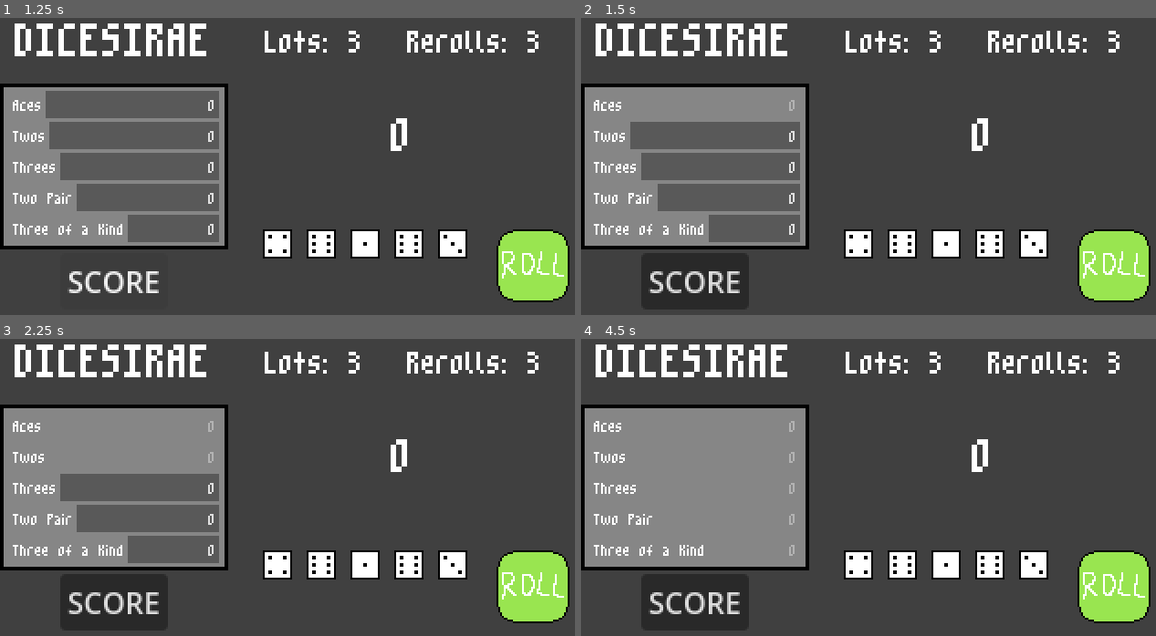
Above: before the commit, frames 1-4 (two rows, left to right).
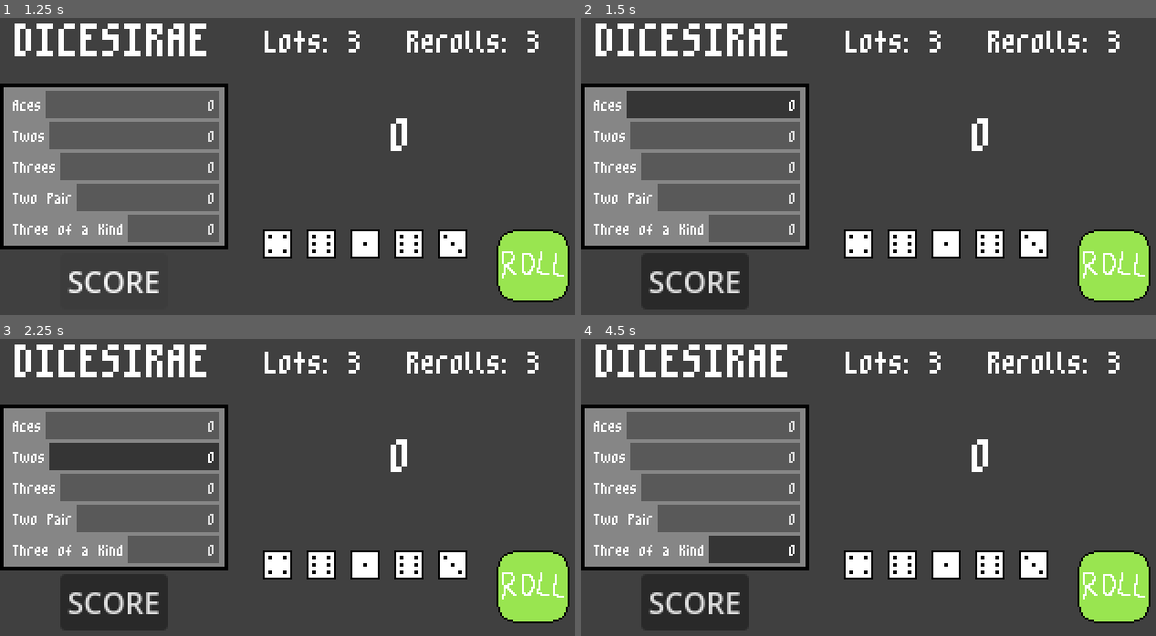
Above: after the commit, the same moments.

Repository: xander6424/DICESIRAE
Game: Godot game, scene res://scenes/main.tscn
Two runs of this game, one before a commit and one after it. Both use one fixed random seed, a clock stepped at 60 frames per second and the inputs below.
Inputs:
- Up to frame 1 (1.25 s): click "SCORE" at 0.5 s
- Up to frame 2 (1.5 s): click "0" at 1.25 s
- Up to frame 3 (2.25 s): click "0" at 2 s
- Up to frame 4 (4.5 s): click "0" at 2.75 s; click "0" at 3.5 s; click "0" at 4.25 s

Frame 1 is identical in both runs. In frame 2, 2.8% of the frame differs, in the area x 7-39%, y 24-34%; in frame 3, 5.5%; in frame 4, 12%, in the area x 7-39%, y 24-76%.

Commit message:
Toggle Category Buttons & Scoring Setup
Created toggleable buttons and began implementing the full scoring button based on which category was selected.

Diff:
--- a/scenes/main.tscn
+++ b/scenes/main.tscn
@@ -100,6 +100,7 @@
 texture_click_mask = ExtResource("6_tefeu")
 
 [node name="ScoreButton" type="Button" parent="." unique_id=2064507988]
+unique_name_in_owner = true
 offset_left = 33.0
 offset_top = 144.0
 offset_right = 92.0
--- a/scenes/scorecard.tscn
+++ b/scenes/scorecard.tscn
@@ -31,6 +31,9 @@
 
 [sub_resource type="StyleBoxFlat" id="StyleBoxFlat_3d4b4"]
 bg_color = Color(0.58344966, 0.58344996, 0.5834498, 0)
+
+[sub_resource type="ButtonGroup" id="ButtonGroup_fuxe3"]
+allow_unpress = true
 
 [node name="Scorecard" type="Control" unique_id=1927596429]
 layout_mode = 3
@@ -83,6 +86,8 @@
 theme_override_styles/pressed = SubResource("StyleBoxFlat_4dv0f")
 theme_override_styles/hover = SubResource("StyleBoxFlat_fuxe3")
 theme_override_styles/disabled = SubResource("StyleBoxFlat_3d4b4")
+toggle_mode = true
+button_group = SubResource("ButtonGroup_fuxe3")
 text = "0"
 alignment = 2
 
@@ -106,6 +111,8 @@
 theme_override_styles/pressed = SubResource("StyleBoxFlat_4dv0f")
 theme_override_styles/hover = SubResource("StyleBoxFlat_fuxe3")
 theme_override_styles/disabled = SubResource("StyleBoxFlat_3d4b4")
+toggle_mode = true
+button_group = SubResource("ButtonGroup_fuxe3")
 text = "0"
 alignment = 2
 
@@ -129,6 +136,8 @@
 theme_override_styles/pressed = SubResource("StyleBoxFlat_4dv0f")
 theme_override_styles/hover = SubResource("StyleBoxFlat_fuxe3")
 theme_override_styles/disabled = SubResource("StyleBoxFlat_3d4b4")
+toggle_mode = true
+button_group = SubResource("ButtonGroup_fuxe3")
 text = "0"
 alignment = 2
 
@@ -152,6 +161,8 @@
 theme_override_styles/pressed = SubResource("StyleBoxFlat_4dv0f")
 theme_override_styles/hover = SubResource("StyleBoxFlat_fuxe3")
 theme_override_styles/disabled = SubResource("StyleBoxFlat_3d4b4")
+toggle_mode = true
+button_group = SubResource("ButtonGroup_fuxe3")
 text = "0"
 alignment = 2
 
@@ -175,5 +186,7 @@
 theme_override_styles/pressed = SubResource("StyleBoxFlat_4dv0f")
 theme_override_styles/hover = SubResource("StyleBoxFlat_fuxe3")
 theme_override_styles/disabled = SubResource("StyleBoxFlat_3d4b4")
+toggle_mode = true
+button_group = SubResource("ButtonGroup_fuxe3")
 text = "0"
 alignment = 2
--- a/scripts/scorecard.gd
+++ b/scripts/scorecard.gd
@@ -1,5 +1,6 @@
 extends Control
 
+@onready var score_button: Button = %ScoreButton
 @onready var category_label_list = [%CategoryLabel1, %CategoryLabel2, %CategoryLabel3, %CategoryLabel4, %CategoryLabel5]
 @onready var category_button_list = [%CategoryButton1, %CategoryButton2, %CategoryButton3, %CategoryButton4, %CategoryButton5]
 
@@ -8,28 +9,46 @@
 var category_score_updated: bool = false
 
 func _ready() -> void:
+	# Put each category name on scorecard
 	var i = 0
 	for category in category_label_list:
 		category.text = game_scorecard_info[i]
 		i += 1
 
+	# Initialize button press functions and scores
 	for category in category_button_list:
 		category.text = "0"
 		category.pressed.connect(category_button_pressed)
+	score_button.pressed.connect(score_button_pressed)
 
 func _process(delta: float) -> void:
 	pass
 
 
 func category_button_pressed() -> void:
+	pass
+
+func score_button_pressed() -> void:
+	var category_selected: bool = false
+
+	# Find which category was selected
 	for button in category_button_list:
 		if button.button_pressed:
-			button.disabled = true
+			category_selected = true
+			break
+
+	if category_selected:
+		print("Scoring category")
+	else:
+		print("Please select a category")
 
 
 func _on_update_scorecard() -> void:
 	var aces_total = 0
+	var twos_total = 0
+	var threes_total = 0
 
+	# Aces
 	for dice in Global.rolling_dice_list:
 		if dice == 1:
 			aces_total += dice
@@ -37,4 +56,22 @@
 		if dice == 1:
 			aces_total += dice
 
+	# Twos
+	for dice in Global.rolling_dice_list:
+		if dice == 2:
+			twos_total += dice
+	for dice in Global.saved_dice_list:
+		if dice == 2:
+			twos_total += dice
+
+	# Threes
+	for dice in Global.rolling_dice_list:
+		if dice == 3:
+			threes_total += dice
+	for dice in Global.saved_dice_list:
+		if dice == 3:
+			threes_total += dice
+
 	category_button_list[0].text = str(aces_total)
+	category_button_list[1].text = str(twos_total)
+	category_button_list[2].text = str(threes_total)
Not shown, changed: TO-DO.txt
